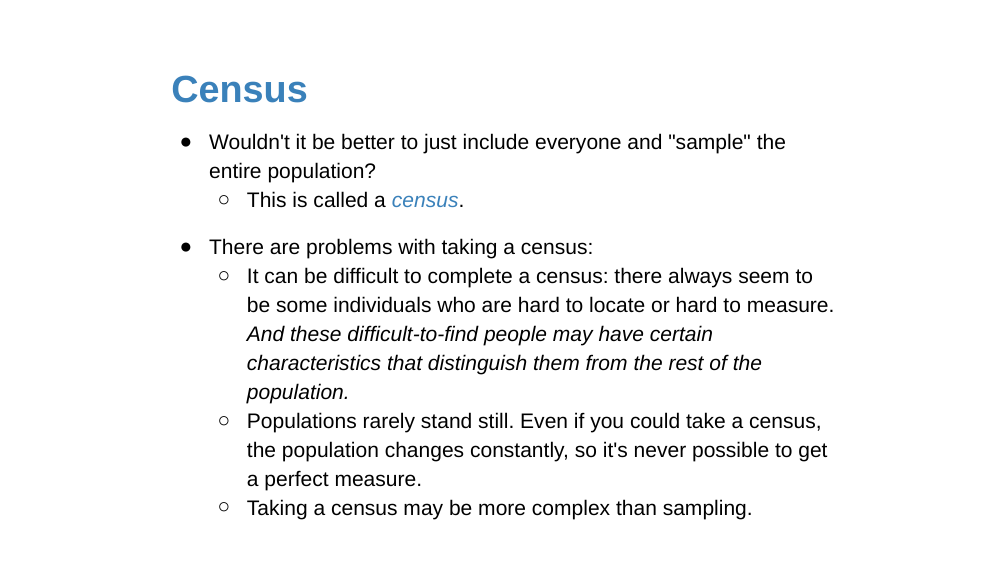
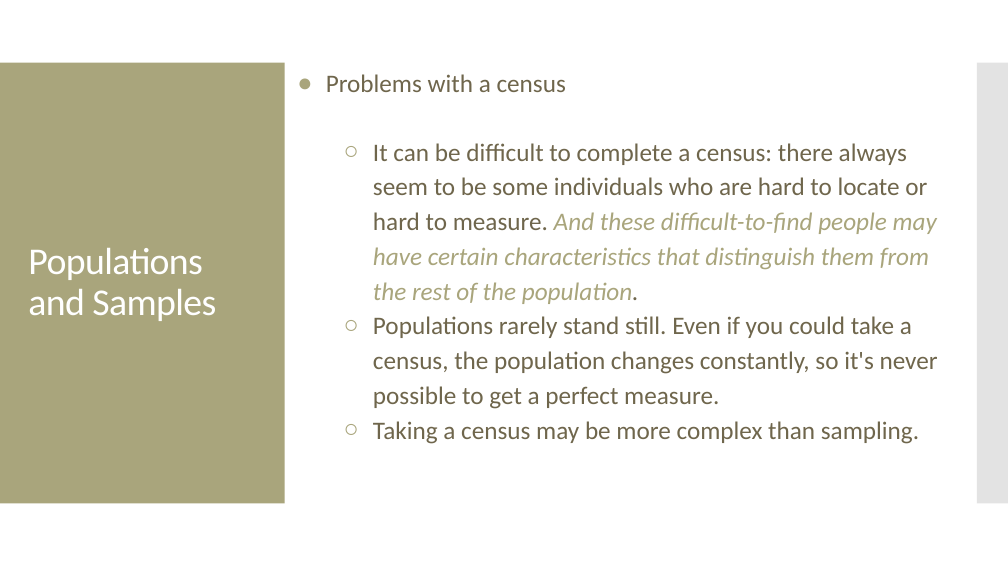
Before and after one commit to amosca01/MATH108-F23, a slide deck: slide 18 of slides/02-data-collection.pptx (slide 9 before the commit). Drawn at 1008x567 pixels with LibreOffice and Linux fonts; fonts in the diff are those of the drawing. Boxes give left, top, right and bottom in pixels: in the first picture for what was removed or moved away, otherwise in the second. Text is boxed around its words. In the diff, an @@ line names an element or a change of style, - is before the commit and + after.

```diff
--- a/slides/02-data-collection.pptx
+++ b/slides/02-data-collection.pptx
@@ rectangle added at [0,63,285,504], fill #A9A57C @@
@@ title removed at [171,75,307,103] @@
-Census
@@ text "Problems with a census": place and size @@
-text "Problems with a census" at [209,238,835,519]
+text "Problems with a census" at [326,74,938,444]
@@ text at [326,74,566,92]: text changed; size 20 to 24 pt; font Arial to Calibri; text colour #000000 to #6F664C @@
-● There are problems with taking a census:
+● Problems with a census
@@ rectangle added at [977,63,1008,504], fill #C8C8C8 at 50% opacity @@
@@ text removed at [209,133,786,208] @@
-● Wouldn't it be better to just include everyone and "sample" the entire population?
-  ○ This is called a census.
@@ text at [373,143,938,444]: size 20 to 24 pt, font Arial to Calibri; text colour #000000 to #6F664C in "It can be difficult to complete a ...", "Populations rarely stand still. Even if you ...", "Taking a census may be more complex ..."; text colour #000000 to #A9A57C in "And these difficult-to-find people may have certain ..."; bullet colour #000000 to #A9A57C @@
@@ title added at [28,248,216,321], 36 pt, text #FFFFFF @@
+Populations and Samples
```
Also in this commit, not shown: 32 other slides changed, 21 slides added, 18 slides removed, 4 other files.
